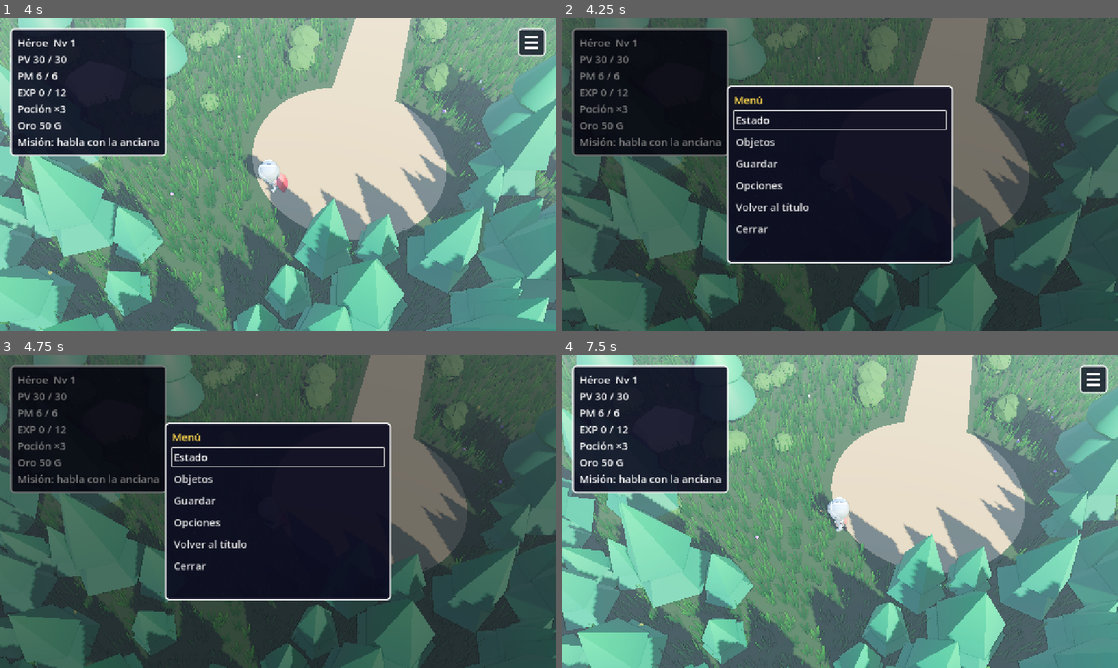
Above: before the commit, frames 1-4 (two rows, left to right).
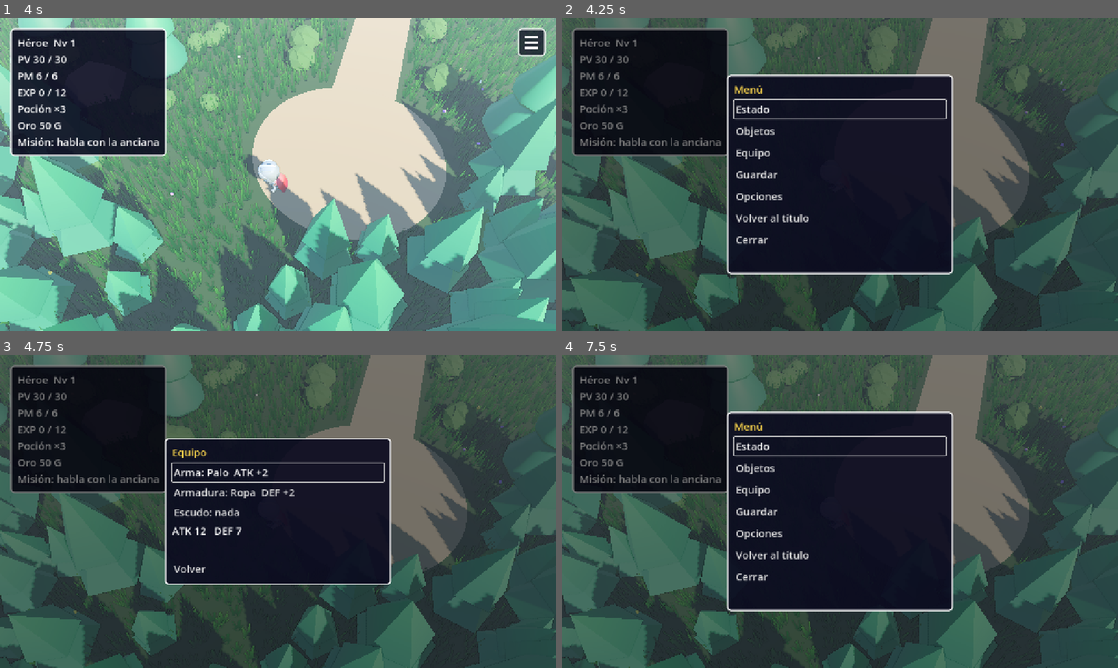
Above: after the commit, the same moments.

Repository: apergas/rpg-turnos
Game: Godot game, scene res://scenes/title/title.tscn
The game is run twice, just before and just after one commit, with the same random seed, the same clock (stepped at 60 frames per second) and the same inputs.
Inputs (mouse positions are in pixels of both pictures, inside the frame that each line leads up to):
- Up to frame 1 (4 s): tap Enter (ui_accept) at 0.5, 0.77, 1.07, 3.77 s; move the mouse to (400, 158) at 0.52 s; hold D 0.53-1.25 s; tap Keypad Enter at 0.6 s; click (400, 158) at 0.67 s; drag from (166, 190) to (250, 237) at 1.27 s; move the mouse to (333, 105) at 2.02 s; hold D 2.03-2.75 s; tap E at 2.1 s; click (333, 105) at 2.17 s; drag from (250, 237) to (111, 127) at 2.77 s; move the mouse to (444, 221) at 3.52 s; hold A from 3.53 s (still down); tap Backspace at 3.6 s; click (444, 221) at 3.67 s
- Up to frame 2 (4.25 s): keep holding A; tap Enter (ui_accept) at 4.07 s; tap Escape (ui_cancel) at 4.15 s
- Up to frame 3 (4.75 s): release A at 4.25 s; click (278, 489) at 4.25 s, where only the run after the commit has a clickable "Equipo"
- Up to frame 4 (7.5 s): click (840, 473) at 5 s, where only the run after the commit has a clickable "Arma: Palo ATK +2"; click "Volver" at 5.75 s; click (840, 492) at 6.5 s, where only the run after the commit has a clickable "Armadura: Ropa DEF +2"; click (840, 567) at 7.25 s, where only the run after the commit has a clickable "Volver"

Frame 1 is identical in both runs. In frame 2, 5.7% of the frame differs, in the area x 29-71%, y 18-82%; in frame 3, 6.4%; in frame 4, 91%, in the area x 0-100%, y 0-100%.

Commit message:
Add the shop window, the inn and the Equipo page of the pause menu

Diff:
--- a/scripts/game/game.gd
+++ b/scripts/game/game.gd
@@ -7,11 +7,12 @@
 ## goes back to the map; a defeat takes half the gold (GameState.defeat_gold_loss()),
 ## heals the hero and sends them back to the spawn point, EXP kept. Talking to the old
 ## woman heals, moves the quest on and, once the slimes are reported, brings out the Rey
-## Slime. A chest gives what it holds (Chests.open()) and stays open. The hero's figure
-## on the map and in battle shows the weapon and shield worn. Picks the music (map,
-## village, battle, boss), autosaves after talking, after every won battle and
-## (silently) after opening a chest, and opens the pause menu. Emits quit_to_title when
-## the player goes back to the title.
+## Slime. The merchant opens the ShopWindow; the innkeeper offers a night (Inn.stay():
+## fade to black, full HP and MP, autosave); a chest gives what it holds (Chests.open())
+## and stays open. The hero's figure on the map and in battle shows the weapon and
+## shield worn. Picks the music (map, village, battle, boss), autosaves after talking,
+## after every won battle, after shopping and (silently) after opening a chest, and
+## opens the pause menu. Emits quit_to_title when the player goes back to the title.
 ## On autoplay it prints the gold and the equipment each time they change.
 ## Run on its own (res://scenes/game/game.tscn) it starts a new game with its own
 ## AudioDirector and default options.
@@ -37,6 +38,8 @@
 const SAVED_NOTICE := "Partida guardada."
 const LOAD_FAILED_NOTICE := "No se pudo cargar la partida. Empiezas de nuevo."
 const MENU_TOUR_DELAY := 1.0
+## Seconds of black while the hero sleeps at the inn.
+const INN_NIGHT_TIME := 0.8
 ## On autoplay the Rey Slime only comes out from this level on, so the run first fights
 ## around the meadow (at lower levels it would lose to the boss over and over).
 const AUTOPLAY_BOSS_LEVEL := 5
@@ -58,6 +61,9 @@
 var _autoplay_menu := false
 var _last_quest_text := ""
 var _last_gear_text := ""
+var _shop: ShopWindow
+## Something was bought, sold or equipped since the shop opened.
+var _shop_changed := false
 var _rng := RandomNumberGenerator.new()
 
 
@@ -87,6 +93,8 @@
 	_world.set_audio(_audio)
 	_world.encounter_triggered.connect(_on_encounter)
 	_world.talk_requested.connect(_on_talk)
+	_world.shop_requested.connect(_on_shop)
+	_world.inn_requested.connect(_on_inn)
 	_world.chest_opened.connect(_on_chest)
 	_world.village_changed.connect(func(_inside: bool) -> void: _play_map_music())
 	var load_failed := false
@@ -104,6 +112,7 @@
 		_world.set_chest_open(id, true, true)
 	_update_boss()
 	_refresh_status()
+	_build_shop()
 	_build_fade()
 	_build_pause()
 	# Synthesize the tracks played later now, under black, so no first play stalls.
@@ -190,6 +199,53 @@
 	_set_busy(false)
 
 
+## The merchant: the ShopWindow until the player leaves; autosaves if anything changed.
+## On autoplay it only opens when there is something to buy.
+func _on_shop(shop_id: String) -> void:
+	if _busy or (_autoplay and Shop.autoplay_picks(state, shop_id).is_empty()):
+		return
+	_set_busy(true)
+	_shop_changed = false
+	_world.freeze(true)
+	await _shop.run(shop_id)
+	await _world.freeze(false)
+	_refresh_status()
+	if _shop_changed:
+		_autosave(true)
+	_set_busy(false)
+
+
+## The innkeeper: Sí pays the night, fades to black and back with HP and MP full and
+## saves; without gold, or with No, nothing happens. On autoplay it only stops there
+## hurt and with the price (the route passes the inn right after the boss spot).
+func _on_inn(inn_id: String) -> void:
+	var hurt := state.hero.hp < state.hero.max_hp
+	if _busy or (_autoplay and (not hurt or state.gold < Inn.price(inn_id))):
+		return
+	_set_busy(true)
+	_world.freeze(true)
+	var lines: Array[String] = []
+	var slept := false
+	if await _shop.ask(Inn.keeper(inn_id), Inn.offer(inn_id)):
+		var result := Inn.stay(state, inn_id)
+		slept = result.ok
+		if slept:
+			await _fade_to(1.0)
+			_refresh_status()
+			_audio.play_sfx(SfxLibrary.HEAL)
+			await get_tree().create_timer(INN_NIGHT_TIME).timeout
+			await _fade_to(0.0)
+		lines.append(result.text)
+	else:
+		lines.append("Vuelve cuando quieras.")
+	await _world.freeze(false)
+	await _world.show_dialogue(Inn.keeper(inn_id), lines)
+	_refresh_status()
+	if slept:
+		_autosave(true)
+	_set_busy(false)
+
+
 ## A closed chest: gives what it holds, opens the lid and saves without a notice (the
 ## notice shows what was found).
 func _on_chest(chest_id: String) -> void:
@@ -281,6 +337,18 @@
 	return JSON.stringify(data, "", true)
 
 
+func _build_shop() -> void:
+	var layer := CanvasLayer.new()
+	layer.layer = 4
+	add_child(layer)
+	_shop = ShopWindow.new()
+	_shop.setup(state, _audio)
+	layer.add_child(_shop)
+	_shop.changed.connect(func() -> void:
+		_shop_changed = true
+		_refresh_status())
+
+
 func _build_fade() -> void:
 	var layer := CanvasLayer.new()
 	layer.layer = 10
--- a/scripts/ui/pause_menu.gd
+++ b/scripts/ui/pause_menu.gd
@@ -1,14 +1,16 @@
 class_name PauseMenu extends Control
 ## Pause menu of the world map. Esc or P, or the ☰ button in the top right corner
 ## (mouse and touch), open it while `available`; it pauses the tree until it closes.
-## Pages: main list (Estado, Objetos, Guardar, Opciones, Volver al título, Cerrar),
-## Estado (hero stats, gold, spells), Objetos (items usable outside battle), Opciones
-## (OptionsPanel) and a confirmation before going back to the title. Esc goes back one
-## page. Keeps running while paused. Call setup() before adding it to the tree.
+## Pages: main list (Estado, Objetos, Equipo, Guardar, Opciones, Volver al título,
+## Cerrar), Estado (hero stats, gold, spells), Objetos (items usable outside battle),
+## Equipo (the three slots; choosing one lists the pieces of that slot in the bag, with
+## the comparison, and Quitar), Opciones (OptionsPanel) and a confirmation before going
+## back to the title. Esc goes back one page. Keeps running while paused. Call setup()
+## before adding it to the tree.
 
 signal save_requested
 signal title_requested
-## The hero or the inventory changed (an item was used), so the map can refresh.
+## The hero, the inventory or the equipment changed, so the map can refresh.
 signal state_changed
 
 const FONT_SIZE := 24
@@ -36,6 +38,10 @@
 var _status_label: Label
 var _items_box: VBoxContainer
 var _items_message: Label
+var _equip_box: VBoxContainer
+var _equip_message: Label
+## Slot whose pieces the Equipo page lists ("" for the list of the three slots).
+var _equip_slot := ""
 var _options_panel: OptionsPanel
 var _page := ""
 ## True while the code moves the focus itself, so that move makes no sound.
@@ -71,6 +77,7 @@
 	_build_main(stack)
 	_build_status(stack)
 	_build_items(stack)
+	_build_equipment(stack)
 	_build_options(stack)
 	_build_confirm(stack)
 	available = available
@@ -117,7 +124,7 @@
 	available = true
 	await get_tree().create_timer(TOUR_STEP, true).timeout
 	open()
-	for page in ["main", "status", "items", "options"]:
+	for page in ["main", "status", "items", "equipment", "options"]:
 		_show_page(page)
 		print("Menú: %s" % page)
 		await get_tree().create_timer(TOUR_STEP, true).timeout
@@ -142,6 +149,12 @@
 			close()
 		"options":
 			_options_panel.back()
+		"equipment":
+			if _equip_slot != "":
+				_sfx(SfxLibrary.CANCEL)
+				_choose_slot("")
+			else:
+				_back_to_main()
 		_:
 			_back_to_main()
 
@@ -156,6 +169,10 @@
 		"items":
 			_items_message.text = ""
 			_fill_items()
+		"equipment":
+			_equip_slot = ""
+			_equip_message.text = ""
+			_fill_equipment()
 	_quiet_focus = true
 	if page == "options":
 		_options_panel.focus_first()
@@ -240,6 +257,96 @@
 	_quiet_focus = false
 
 
+## The three slots with what is worn ("Arma: Palo  ATK +2") and the totals; with a slot
+## chosen, the pieces of that slot in the bag (bonus and comparison), Quitar and Volver.
+func _fill_equipment() -> void:
+	for child in _equip_box.get_children():
+		_equip_box.remove_child(child)
+		child.queue_free()
+	var hero := _state.hero
+	var loadout := _state.loadout
+	if _equip_slot == "":
+		for slot in Equipment.SLOTS:
+			var worn := loadout.worn(slot)
+			var text := "%s: %s" % [Equipment.SLOT_NAMES[slot], "nada" if worn == "" \
+				else "%s  %s +%d" % [Equipment.display_name(worn), Equipment.stat_name(worn),
+				Equipment.bonus(worn)]]
+			var button := _button(text)
+			button.pressed.connect(_choose_slot.bind(slot))
+			_equip_box.add_child(button)
+		_equip_box.add_child(_label("ATK %d   DEF %d" % [hero.total_attack(),
+			hero.total_defense()], Color.WHITE))
+		_focus_first_in(_equip_box)
+		return
+	_equip_box.add_child(_label("%s:" % Equipment.SLOT_NAMES[_equip_slot], TITLE_COLOR))
+	var listed: Array[String] = []
+	for id in _state.bag_equipment:
+		if Equipment.slot(id) != _equip_slot or listed.has(id):
+			continue
+		listed.append(id)
+		var row := HBoxContainer.new()
+		row.add_theme_constant_override("separation", 12)
+		_equip_box.add_child(row)
+		var button := _button(Equipment.display_name(id))
+		button.custom_minimum_size = Vector2(260, 0)
+		button.pressed.connect(_on_equip.bind(id))
+		row.add_child(button)
+		row.add_child(_label("%s +%d" % [Equipment.stat_name(id), Equipment.bonus(id)],
+			Color.WHITE))
+		row.add_child(ShopWindow.comparison(
+			Equipment.bonus(id) - Equipment.bonus(loadout.worn(_equip_slot))))
+	if listed.is_empty():
+		_equip_box.add_child(_label("No llevas otra pieza.", Color.WHITE))
+	if loadout.worn(_equip_slot) != "":
+		var remove := _button("Quitar")
+		remove.pressed.connect(_on_unequip)
+		_equip_box.add_child(remove)
+	var back := _button("Volver")
+	back.pressed.connect(func() -> void:
+		_sfx(SfxLibrary.CANCEL)
+		_choose_slot(""))
+	_equip_box.add_child(back)
+	_focus_first_in(_equip_box)
+
+
+func _choose_slot(slot: String) -> void:
+	if slot != "":
+		_sfx(SfxLibrary.ACCEPT)
+	_equip_slot = slot
+	_equip_message.text = ""
+	_fill_equipment()
+
+
+func _on_equip(id: String) -> void:
+	if not _state.equip(id):
+		return
+	_sfx(SfxLibrary.ACCEPT)
+	_equip_slot = ""
+	_fill_equipment()
+	_equip_message.text = "Te equipas %s %s." % [Equipment.article(id),
+		Equipment.display_name(id)]
+	state_changed.emit()
+
+
+func _on_unequip() -> void:
+	var worn := _state.loadout.worn(_equip_slot)
+	_state.unequip(_equip_slot)
+	_sfx(SfxLibrary.CANCEL)
+	_equip_slot = ""
+	_fill_equipment()
+	_equip_message.text = "Te quitas %s %s." % [Equipment.article(worn),
+		Equipment.display_name(worn)]
+	state_changed.emit()
+
+
+func _focus_first_in(node: Node) -> void:
+	_quiet_focus = true
+	var first := _first_button(node)
+	if first:
+		first.grab_focus()
+	_quiet_focus = false
+
+
 func _build_menu_button() -> void:
 	_menu_button = Button.new()
 	_menu_button.custom_minimum_size = MENU_BUTTON_SIZE
@@ -279,6 +386,7 @@
 	var entries := [
 		["Estado", func() -> void: _open_page("status")],
 		["Objetos", func() -> void: _open_page("items")],
+		["Equipo", func() -> void: _open_page("equipment")],
 		["Guardar", func() -> void: save_requested.emit()],
 		["Opciones", func() -> void: _open_page("options")],
 		["Volver al título", func() -> void: _open_page("confirm")],
@@ -308,6 +416,15 @@
 	page.add_child(_back_button())
 
 
+func _build_equipment(stack: VBoxContainer) -> void:
+	var page := _page_box(stack, "equipment", "Equipo")
+	_equip_box = VBoxContainer.new()
+	page.add_child(_equip_box)
+	_equip_message = _label("", Color.WHITE)
+	page.add_child(_equip_message)
+	page.add_child(_back_button())
+
+
 func _build_options(stack: VBoxContainer) -> void:
 	_options_panel = OptionsPanel.new()
 	_options_panel.setup(_options, _audio)
--- /dev/null
+++ b/scripts/ui/shop_window.gd
@@ -0,0 +1,381 @@
+class_name ShopWindow extends Control
+## Shop window of the map. run(shop_id) opens it on "¿Comprar o vender?" and returns
+## when the player leaves. Comprar lists what the shop sells with its price and, for
+## equipment, the comparison with what is worn (green ▲ better, red ▼ worse, = same);
+## buying a piece of equipment asks "¿Te lo equipas ahora?". Vender lists what the hero
+## carries at half price (what is worn is listed but can't be sold). Rows that can't be
+## used now are grey with the reason. Keyboard (↑ / ↓, Enter / Space, Esc goes back),
+## mouse and touch. The rules are Shop's; this window only shows them. Emits changed
+## after every purchase, sale or change of equipment. ask() puts a yes / no question in
+## the same window (the inn). Call setup() before adding it.
+## With `-- --autoplay` run() buys Shop.autoplay_picks() by itself, equips every piece,
+## shows the sell page and prints each message; ask() answers Sí by itself.
+
+signal changed
+signal _left
+signal _answered(yes: bool)
+
+const FONT_SIZE := 24
+const TITLE_COLOR := Color(1.0, 0.85, 0.3)
+const GREY := Color(0.6, 0.6, 0.65)
+const BETTER := Color(0.35, 1.0, 0.4)
+const WORSE := Color(1.0, 0.35, 0.3)
+const NAME_WIDTH := 300.0
+const PRICE_WIDTH := 90.0
+const WINDOW_WIDTH := 640.0
+## Seconds each step stays on screen on autoplay.
+const AUTOPLAY_STEP := 0.7
+
+var _state: GameState
+var _audio: AudioDirector
+var _shop_id := ""
+var _page := ""
+var _autoplay := false
+## Piece just bought, waiting for the "¿Te lo equipas ahora?" answer.
+var _asking := ""
+var _quiet_focus := false
+var _keeper: Label
+var _gold: Label
+var _title: Label
+var _rows: VBoxContainer
+var _message: Label
+
+
+## A small triangle pointing up (green, better) or down (red, worse), drawn so it never
+## depends on the font having ▲ / ▼ (the web build has no system fonts).
+class Arrow extends Control:
+	var up := true
+	var color := Color.WHITE
+
+	func _init(p_up: bool, p_color: Color) -> void:
+		up = p_up
+		color = p_color
+		custom_minimum_size = Vector2(18, 18)
+		mouse_filter = Control.MOUSE_FILTER_IGNORE
+
+	func _draw() -> void:
+		var w := size.x
+		var h := size.y
+		var points := PackedVector2Array([Vector2(w / 2.0, 2), Vector2(w - 1, h - 2),
+			Vector2(1, h - 2)]) if up else PackedVector2Array([Vector2(1, 2),
+			Vector2(w - 1, 2), Vector2(w / 2.0, h - 2)])
+		draw_colored_polygon(points, color)
+
+
+func setup(state: GameState, audio: AudioDirector) -> void:
+	_state = state
+	_audio = audio
+
+
+func _ready() -> void:
+	_autoplay = OS.get_cmdline_user_args().has("--autoplay")
+	set_anchors_and_offsets_preset(Control.PRESET_FULL_RECT)
+	mouse_filter = Control.MOUSE_FILTER_IGNORE
+	var center := CenterContainer.new()
+	center.set_anchors_preset(Control.PRESET_FULL_RECT)
+	center.mouse_filter = Control.MOUSE_FILTER_IGNORE
+	add_child(center)
+	var window := BattleHud.make_window()
+	window.custom_minimum_size = Vector2(WINDOW_WIDTH, 0)
+	center.add_child(window)
+	var box := VBoxContainer.new()
+	box.add_theme_constant_override("separation", 10)
+	window.add_child(box)
+	var header := HBoxContainer.new()
+	box.add_child(header)
+	_keeper = _label("", TITLE_COLOR)
+	_keeper.size_flags_horizontal = Control.SIZE_EXPAND_FILL
+	header.add_child(_keeper)
+	_gold = _label("", Color.WHITE)
+	header.add_child(_gold)
+	_title = _label("", Color.WHITE)
+	box.add_child(_title)
+	_rows = VBoxContainer.new()
+	_rows.add_theme_constant_override("separation", 6)
+	box.add_child(_rows)
+	_message = _label("", Color.WHITE)
+	_message.autowrap_mode = TextServer.AUTOWRAP_WORD_SMART
+	box.add_child(_message)
+	hide()
+
+
+## Opens the shop of shop_id (a Shop.SHOPS key) and returns when the player leaves.
+func run(shop_id: String) -> void:
+	_shop_id = shop_id
+	_keeper.text = Shop.keeper(shop_id)
+	_message.text = ""
+	show()
+	_sfx(SfxLibrary.DIALOGUE)
+	_show_page("menu")
+	if _autoplay:
+		await _autoplay_run()
+	else:
+		await _left
+	hide()
+	_page = ""
+
+
+## Shows speaker and question with Sí / No and returns true for Sí (Esc is No).
+func ask(speaker: String, question: String) -> bool:
+	_keeper.text = speaker
+	_message.text = ""
+	show()
+	_sfx(SfxLibrary.DIALOGUE)
+	_show_page("question")
+	_title.text = question
+	if _autoplay:
+		print("%s: %s" % [speaker, question])
+		get_tree().create_timer(AUTOPLAY_STEP).timeout.connect(
+			func() -> void: _answered.emit(true))
+	var yes: bool = await _answered
+	hide()
+	_page = ""
+	return yes
+
+
+func _unhandled_input(event: InputEvent) -> void:
+	if _page == "" or _autoplay:
+		return
+	if event.is_action_pressed("ui_cancel") and not event.is_echo():
+		get_viewport().set_input_as_handled()
+		_back()
+
+
+## Esc / Volver: the lists and the question go back to the first page, which leaves.
+func _back() -> void:
+	_sfx(SfxLibrary.CANCEL)
+	match _page:
+		"menu":
+			_page = ""
+			_left.emit()
+		"ask":
+			_answer(false)
+		"question":
+			_answered.emit(false)
+		_:
+			_message.text = ""
+			_show_page("menu")
+
+
+func _show_page(page: String) -> void:
+	_page = page
+	_gold.text = "Oro %d G" % _state.gold
+	for child in _rows.get_children():
+		_rows.remove_child(child)
+		child.queue_free()
+	match page:
+		"menu":
+			_title.text = "¿Comprar o vender?"
+			_add_button("Comprar", func() -> void: _open("buy"))
+			_add_button("Vender", func() -> void: _open("sell"))
+			_add_button("Salir", _back)
+		"buy":
+			_title.text = "Comprar"
+			for id in Shop.stock(_shop_id):
+				_add_buy_row(id)
+			_add_button("Volver", _back)
+		"sell":
+			_title.text = "Vender (pago la mitad)"
+			var ids := Shop.sell_list(_state)
+			for id in ids:
+				_add_sell_row(id)
+			if ids.is_empty():
+				_rows.add_child(_label("No llevas nada que vender.", Color.WHITE))
+			_add_button("Volver", _back)
+		"ask":
+			_title.text = "¿Te %s equipas ahora?" % Equipment.pronoun(_asking)
+			_add_button("Sí", func() -> void: _answer(true))
+			_add_button("No", func() -> void: _answer(false))
+		"question":
+			_add_button("Sí", func() -> void:
+				_sfx(SfxLibrary.ACCEPT)
+				_answered.emit(true))
+			_add_button("No", func() -> void:
+				_sfx(SfxLibrary.CANCEL)
+				_answered.emit(false))
+	_focus_first()
+
+
+func _open(page: String) -> void:
+	_sfx(SfxLibrary.ACCEPT)
+	_message.text = ""
+	_show_page(page)
+
+
+## Name and price; for equipment also its bonus and the comparison with what is worn.
+func _add_buy_row(id: String) -> void:
+	var row := _row()
+	var why := Shop.buy_problem(_state, id)
+	var button := _button(Shop.display_name(id))
+	button.custom_minimum_size.x = NAME_WIDTH
+	button.disabled = why != ""
+	button.pressed.connect(_buy.bind(id))
+	row.add_child(button)
+	var price := _label("%d G" % Shop.price(id), GREY if why != "" else Color.WHITE)
+	price.custom_minimum_size.x = PRICE_WIDTH
+	row.add_child(price)
+	var info := Shop.compare(_state, id)
+	if not info.is_empty():
+		row.add_child(_label("%s +%d" % [info.stat, info.bonus], Color.WHITE))
+		row.add_child(comparison(info.diff))
+	if why != "":
+		row.add_child(_label(why, GREY))
+
+
+## Name with the count carried, the price paid, and why it can't be sold if so.
+func _add_sell_row(id: String) -> void:
+	var row := _row()
+	var why := Shop.sell_problem(_state, id)
+	var count := Shop.sell_count(_state, id)
+	var text := Shop.display_name(id) if count <= 1 else "%s ×%d" % [Shop.display_name(id), count]
+	var button := _button(text)
+	button.custom_minimum_size.x = NAME_WIDTH
+	button.disabled = why != ""
+	button.pressed.connect(_sell.bind(id))
+	row.add_child(button)
+	var price := _label("%d G" % Shop.sell_price(id), GREY if why != "" else Color.WHITE)
+	price.custom_minimum_size.x = PRICE_WIDTH
+	row.add_child(price)
+	if why != "":
+		row.add_child(_label(why, GREY))
+
+
+## Green ▲ and +n when better, red ▼ and -n when worse, "=" when the same (also used by
+## the Equipo page of the pause menu).
+static func comparison(diff: int) -> HBoxContainer:
+	var box := HBoxContainer.new()
+	box.add_theme_constant_override("separation", 4)
+	if diff == 0:
+		box.add_child(_make_label("=", Color.WHITE))
+		return box
+	var color := BETTER if diff > 0 else WORSE
+	var arrow := Arrow.new(diff > 0, color)
+	arrow.size_flags_vertical = Control.SIZE_SHRINK_CENTER
+	box.add_child(arrow)
+	box.add_child(_make_label("%+d" % diff, color))
+	return box
+
+
+func _buy(id: String) -> void:
+	var result := Shop.buy(_state, id)
+	_say(result.text)
+	if not result.ok:
+		_sfx(SfxLibrary.CANCEL)
+		return
+	_sfx(SfxLibrary.ACCEPT)
+	changed.emit()
+	if Shop.is_equipment(id):
+		_asking = id
+		_show_page("ask")
+	else:
+		_show_page("buy")
+
+
+func _answer(equip: bool) -> void:
+	if equip and _state.equip(_asking):
+		_sfx(SfxLibrary.ACCEPT)
+		_say("Te equipas %s %s." % [Equipment.article(_asking), Equipment.display_name(_asking)])
+		changed.emit()
+	_asking = ""
+	_show_page("buy")
+
+
+func _sell(id: String) -> void:
+	var result := Shop.sell(_state, id)
+	_say(result.text)
+	if not result.ok:
+		_sfx(SfxLibrary.CANCEL)
+		return
+	_sfx(SfxLibrary.ACCEPT)
+	changed.emit()
+	_show_page("sell")
+
+
+## Autoplay: shows the first page, buys and equips each pick on the buy page, and shows
+## the sell page (selling nothing) before leaving.
+func _autoplay_run() -> void:
+	await _wait()
+	_show_page("buy")
+	await _wait()
+	for id in Shop.autoplay_picks(_state, _shop_id):
+		_focus_row(Shop.display_name(id))
+		await _wait()
+		_buy(id)
+		if _page == "ask":
+			await _wait()
+			_answer(true)
+		await _wait()
+	_show_page("sell")
+	await _wait()
+	_show_page("menu")
+	await _wait()
+
+
+func _wait() -> void:
+	await get_tree().create_timer(AUTOPLAY_STEP).timeout
+
+
+## Shows text under the list; on autoplay also prints it.
+func _say(text: String) -> void:
+	_message.text = text
+	if _autoplay:
+		print(text)
+
+
+func _row() -> HBoxContainer:
+	var row := HBoxContainer.new()
+	row.add_theme_constant_override("separation", 12)
+	_rows.add_child(row)
+	return row
+
+
+func _add_button(text: String, action: Callable) -> void:
+	var button := _button(text)
+	button.pressed.connect(action)
+	_rows.add_child(button)
+
+
+func _focus_first() -> void:
+	_quiet_focus = true
+	for button in _rows.find_children("*", "Button", true, false):
+		if not (button as Button).disabled:
+			(button as Button).grab_focus()
+			break
+	_quiet_focus = false
+
+
+func _focus_row(text: String) -> void:
+	_quiet_focus = true
+	for button in _rows.find_children("*", "Button", true, false):
+		if (button as Button).text == text:
+			(button as Button).grab_focus()
+	_quiet_focus = false
+
+
+func _button(text: String) -> Button:
+	var button := Button.new()
+	button.text = text
+	button.flat = true
+	button.alignment = HORIZONTAL_ALIGNMENT_LEFT
+	button.add_theme_font_size_override("font_size", FONT_SIZE)
+	button.focus_entered.connect(func() -> void:
+		if not _quiet_focus:
+			_sfx(SfxLibrary.CURSOR))
+	return button
+
+
+func _label(text: String, color: Color) -> Label:
+	return _make_label(text, color)
+
+
+static func _make_label(text: String, color: Color) -> Label:
+	var label := Label.new()
+	label.text = text
+	label.add_theme_font_size_override("font_size", FONT_SIZE)
+	label.add_theme_color_override("font_color", color)
+	return label
+
+
+func _sfx(id: String) -> void:
+	if _audio:
+		_audio.play_sfx(id)
Not shown, added: scripts/ui/shop_window.gd.uid
